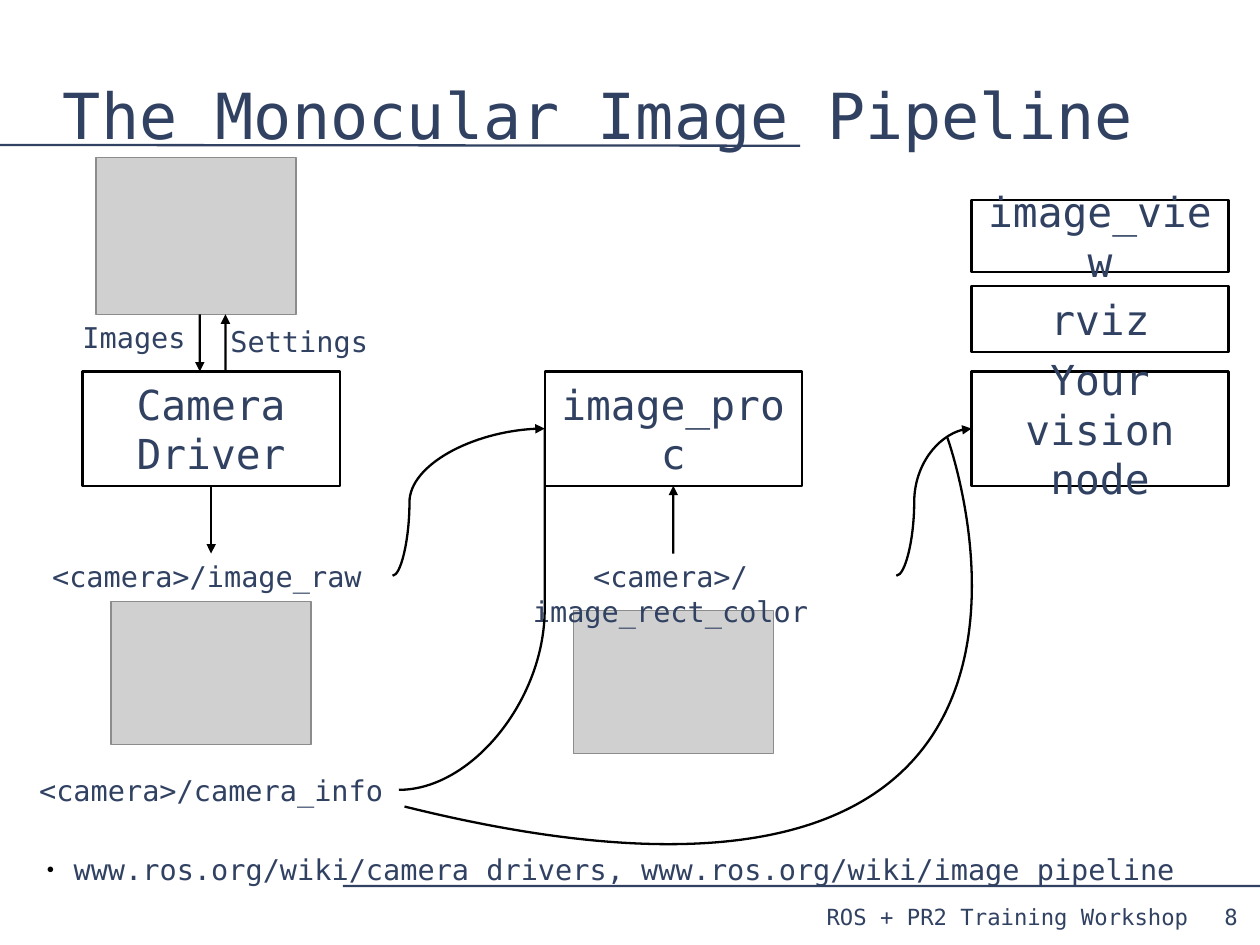
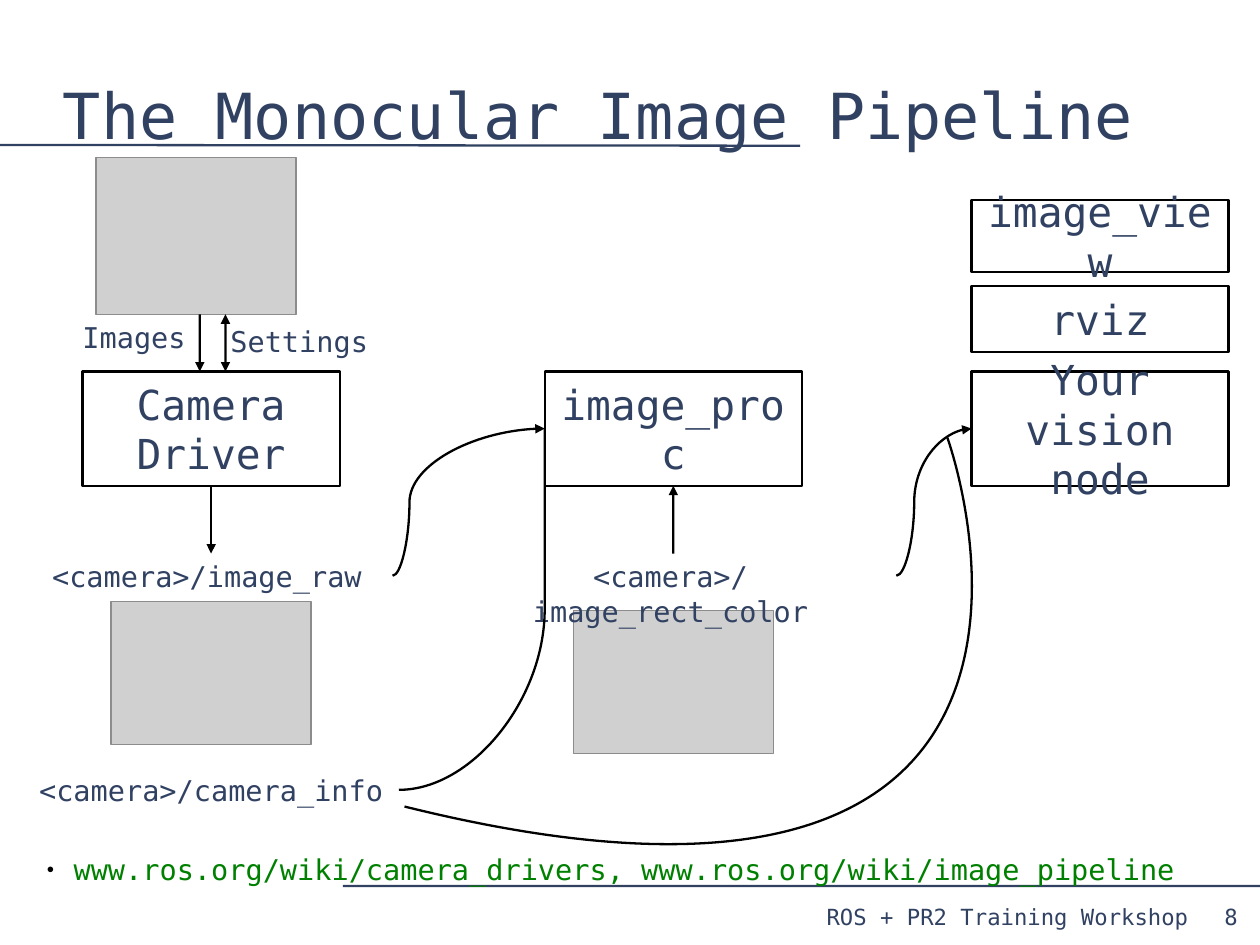
Before and after one commit to PR2/pr2_docs, a slide deck: slide 8 of pr2_training_workshop/processing_camera_data/slides.odp. Drawn at 1260x945 pixels with LibreOffice and Linux fonts; fonts in the diff are those of the drawing; grey boxes stand for pictures. Boxes give left, top, right and bottom in pixels: in the first picture for what was removed or moved away, otherwise in the second. Text is boxed around its words. In the diff, an @@ line names an element or a change of style, - is before the commit and + after.

```diff
--- a/pr2_training_workshop/processing_camera_data/slides.odp
+++ b/pr2_training_workshop/processing_camera_data/slides.odp
@@ arrow (225, 314) - (225, 372): arrow to double arrow @@
@@ text "www.ros.org/wiki/camera_drivers, www.ros.org/wiki/image_pipe ..." at (74, 858, 1174, 885): text colour #314162 to #008000 @@
```
Also in this commit, not shown: 3 other slides changed, 1 slide added.
